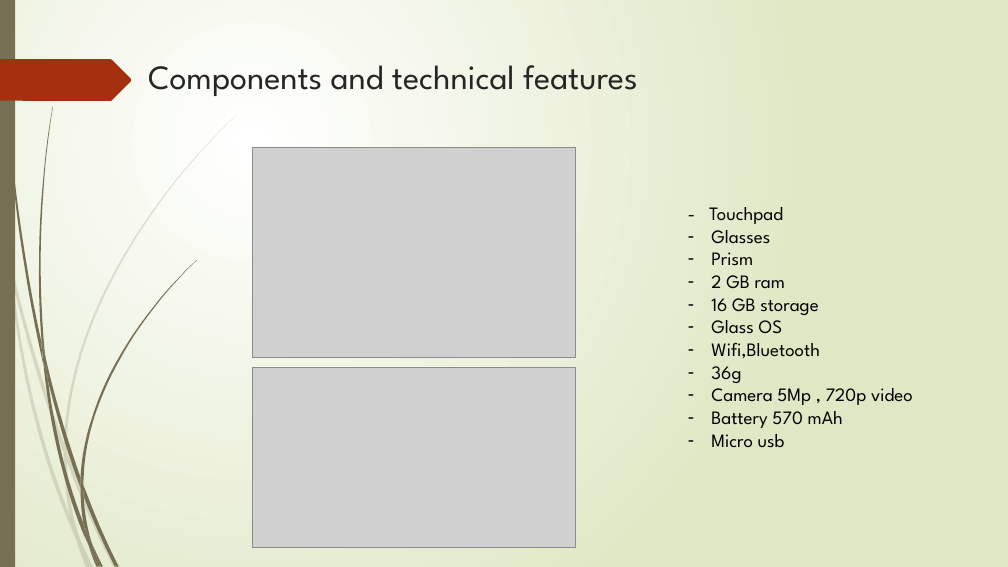
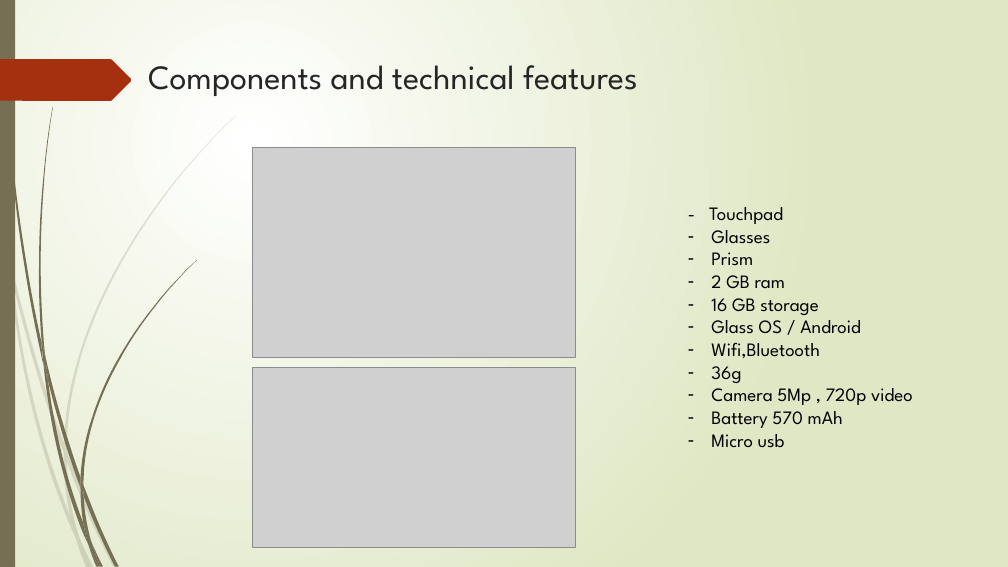
Before and after one commit to Sam-Litz/Info-BTS-SN-IR, a slide deck: slide 4 of BTS 1er année/Anglais/Anglais technique/Google Glass/Google Glass.pptx. Drawn at 1008x567 pixels with LibreOffice and Linux fonts; fonts in the diff are those of the drawing; grey boxes stand for pictures. Boxes give left, top, right and bottom in pixels: in the first picture for what was removed or moved away, otherwise in the second. Text is boxed around its words. In the diff, an @@ line names an element or a change of style, - is before the commit and + after.

Commit message:
anglais google glass

```diff
--- a/BTS 1er année/Anglais/Anglais technique/Google Glass/Google Glass.pptx
+++ b/BTS 1er année/Anglais/Anglais technique/Google Glass/Google Glass.pptx
@@ text at (711, 314, 860, 334): text changed @@
-– Glass OS
+– Glass OS / Android
```
Also in this commit, not shown: 1 other file.
